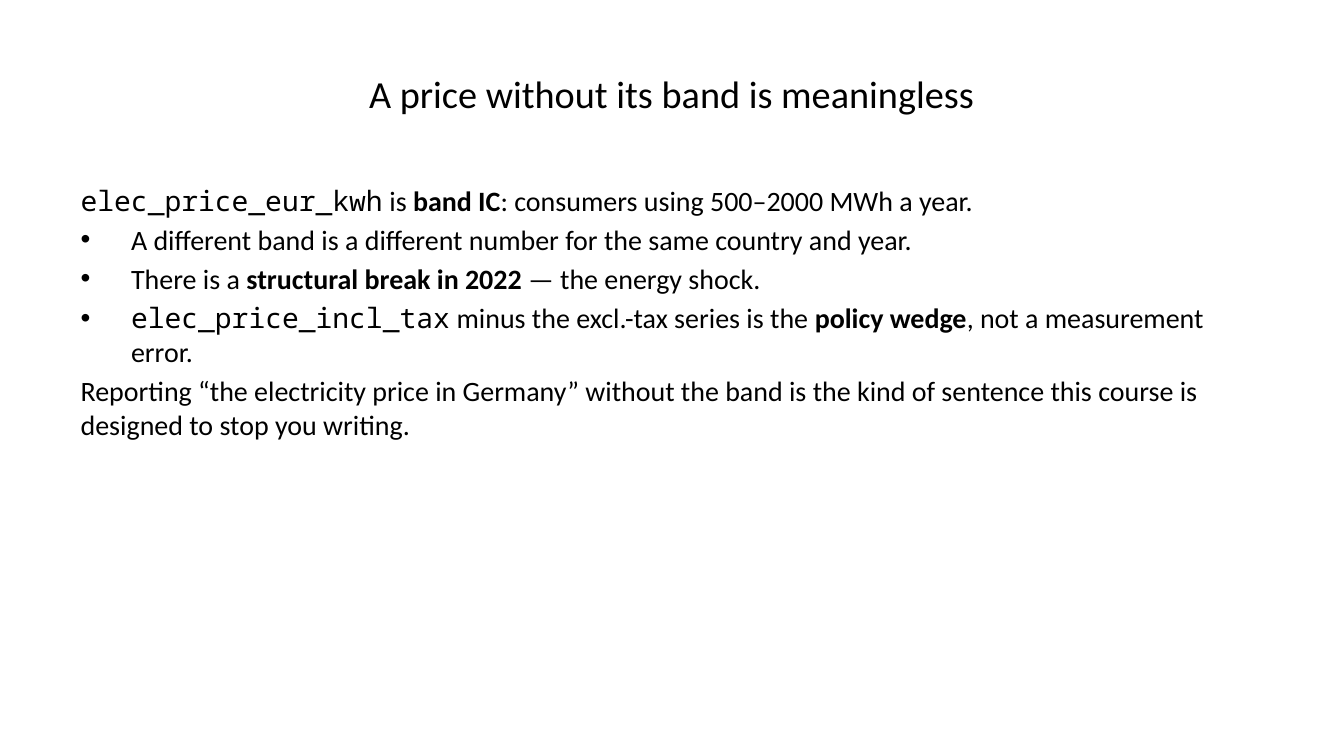
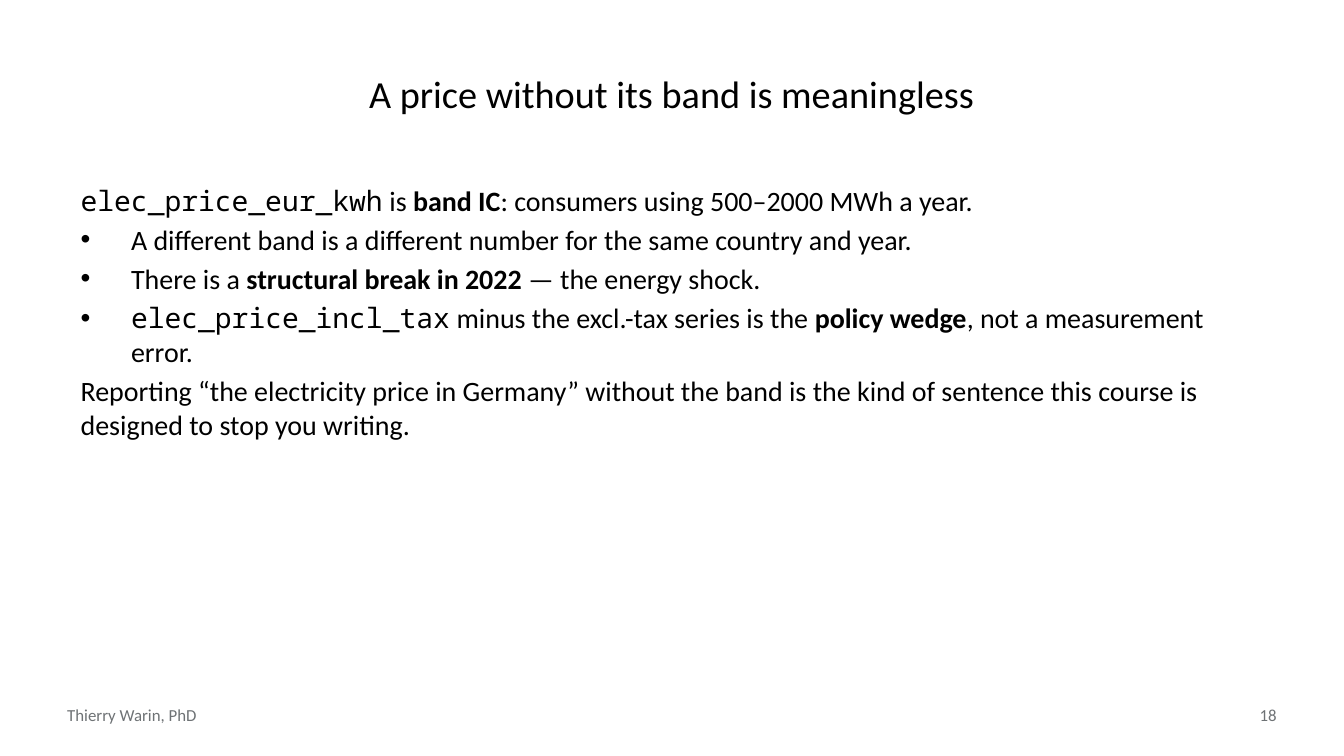
Before and after one commit to warint/quantitative-methods, a slide deck: slide 18 of 02-geometry-of-least-squares/slides.pptx. Drawn at 1344x756 pixels with LibreOffice and Linux fonts; fonts in the diff are those of the drawing. Boxes give left, top, right and bottom in pixels: in the first picture for what was removed or moved away, otherwise in the second. Text is boxed around its words. In the diff, an @@ line names an element or a change of style, - is before the commit and + after.

```diff
--- a/02-geometry-of-least-squares/slides.pptx
+++ b/02-geometry-of-least-squares/slides.pptx
@@ text added at [67,709,197,724], 9 pt, text #6E7275 @@
+Thierry Warin, PhD
@@ page number added at [1260,709,1277,721], 9 pt, text #6E7275 @@
+18
```
Also in this commit, not shown: 24 other slides changed, 2 slides added, 2 slides removed, 26 other files.
